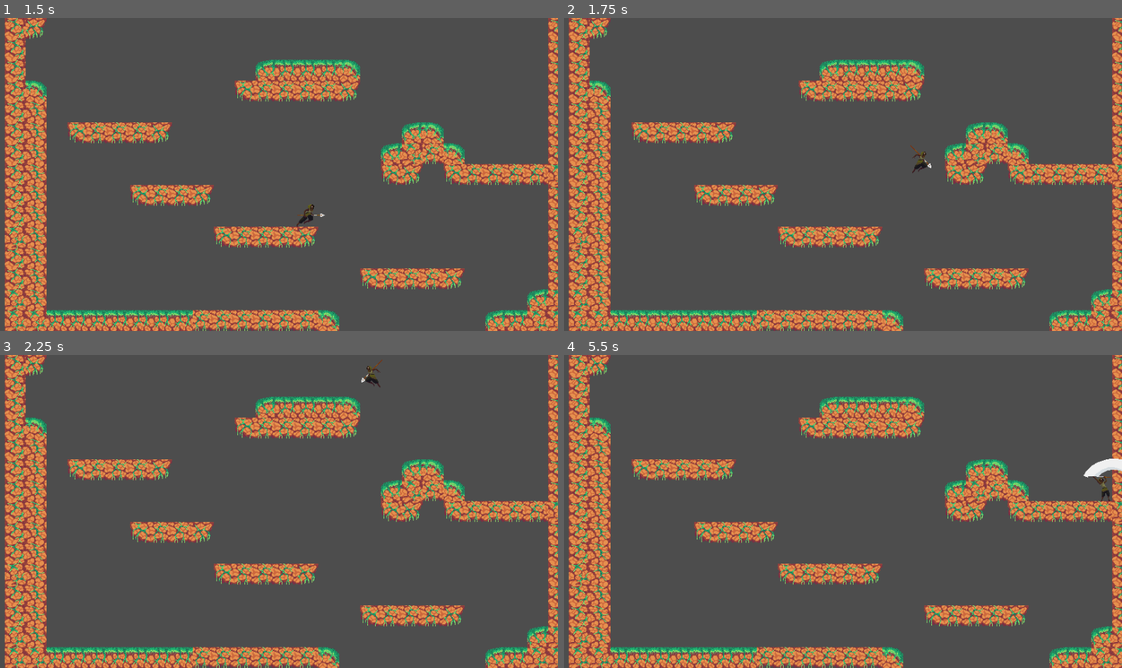
Above: before the commit, frames 1-4 (two rows, left to right).
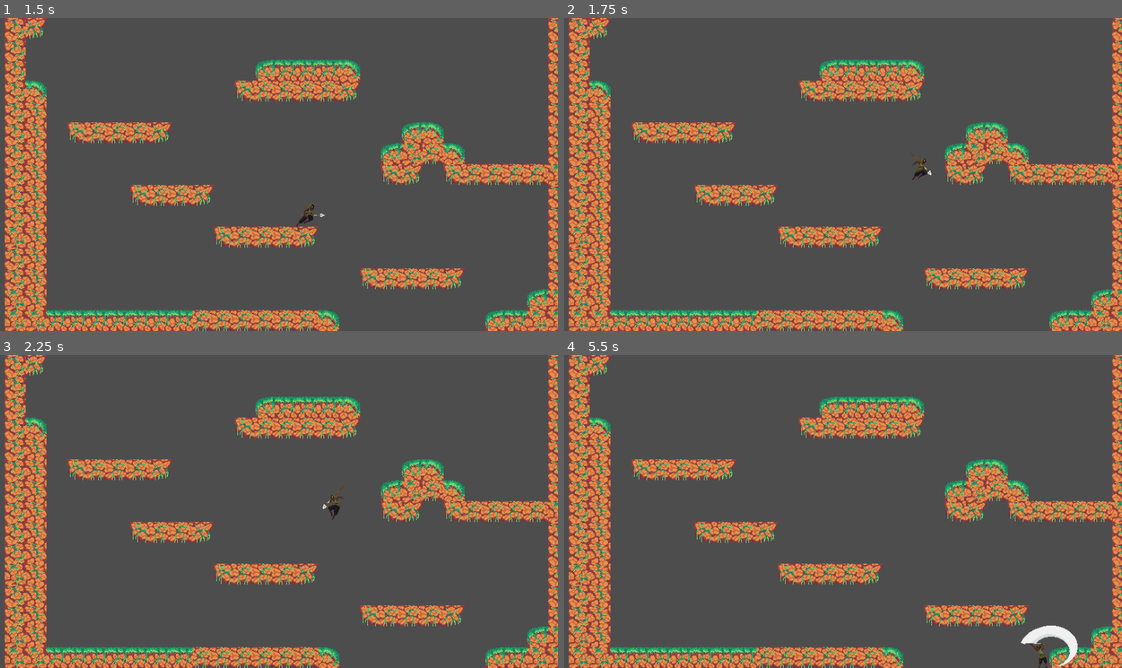
Above: after the commit, the same moments.

Repository: lemilonkh/GameOff23
Game: Godot game, scene res://scenes/main.tscn
Two runs of this game, one before a commit and one after it. Both use one fixed random seed, a clock stepped at 60 frames per second and the inputs below.
Inputs:
- Up to frame 1 (1.5 s): tap Enter at 0.5 s; hold F (attack) 0.53-1.28 s; hold Right (move_right) from 0.53 s (still down); tap Space (jump) at 0.77 s; tap J (glide) at 1.35 s
- Up to frame 2 (1.75 s): keep holding Right (move_right); tap Space (jump) at 1.52 s
- Up to frame 3 (2.25 s): release Right (move_right) at 2.03 s; hold Left (move_left) from 2.03 s (still down); hold Shift from 2.03 s (still down)
- Up to frame 4 (5.5 s): release Left (move_left) at 2.78 s; release Shift at 2.78 s; hold Right (move_right) 2.78-4.28 s; tap F (attack) at 2.85 s; tap Space (jump) at 3.02, 3.77, 4.52 s; hold J (glide) 3.53-4.28 s; hold Left (move_left) 4.28-5.03 s; tap Shift at 4.35 s; hold Right (move_right) from 5.03 s (still down); hold F (attack) from 5.03 s (still down)

Frame 1 is identical in both runs. In frame 2, 0.2% of the frame differs, in the area x 62-66%, y 40-52%; in frame 3, 0.2%; in frame 4, 0.9%, in the area x 81-100%, y 33-100%.

Commit message:
Increase jump speed and prevent gravity not resetting after glide

Diff:
--- a/scripts/player.gd
+++ b/scripts/player.gd
@@ -1,7 +1,7 @@
 extends CharacterBody2D
 
 const SPEED = 300.0
-const JUMP_VELOCITY = -400.0
+const JUMP_VELOCITY = -430.0
 const GLIDE_INITIAL_GRAVITY_FACTOR = 0.8
 const GLIDE_GRAVITY_FACTOR = 0.05
 const GLIDE_SPEED_FACTOR = 2.0
@@ -16,6 +16,7 @@
 
 var gravity_factor := 1.0
 var inertia := 0.1
+var gravity_tween: Tween
 
 func _physics_process(delta: float) -> void:
 	# Get the input direction and handle the movement/deceleration.
@@ -31,6 +32,8 @@
 		sprite.flip_h = velocity.x < 0
 
 	move_and_slide()
+
+	$CanvasLayer/GravityLabel.text = str(gravity_factor)
 
 	# Add the gravity.
 	if is_on_floor():
@@ -70,9 +73,10 @@
 	velocity.x *= GLIDE_SPEED_FACTOR
 	inertia = GLIDE_INERTIA
 	gravity_factor = GLIDE_INITIAL_GRAVITY_FACTOR
-	var tween := create_tween().set_trans(Tween.TRANS_EXPO)
-	tween.tween_property(self, "gravity_factor", GLIDE_GRAVITY_FACTOR, GLIDE_DROP_DURATION)
+	gravity_tween = create_tween().set_trans(Tween.TRANS_EXPO)
+	gravity_tween.tween_property(self, "gravity_factor", GLIDE_GRAVITY_FACTOR, GLIDE_DROP_DURATION)
 
 func _on_glide_state_exited() -> void:
+	gravity_tween.kill()
 	gravity_factor = 1.0
 	inertia = 0.0
